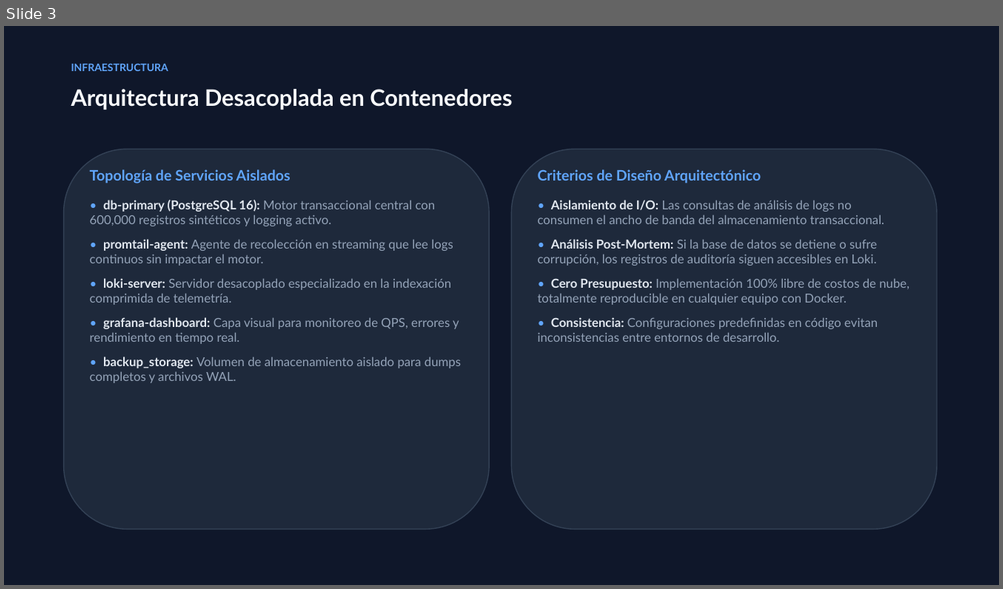
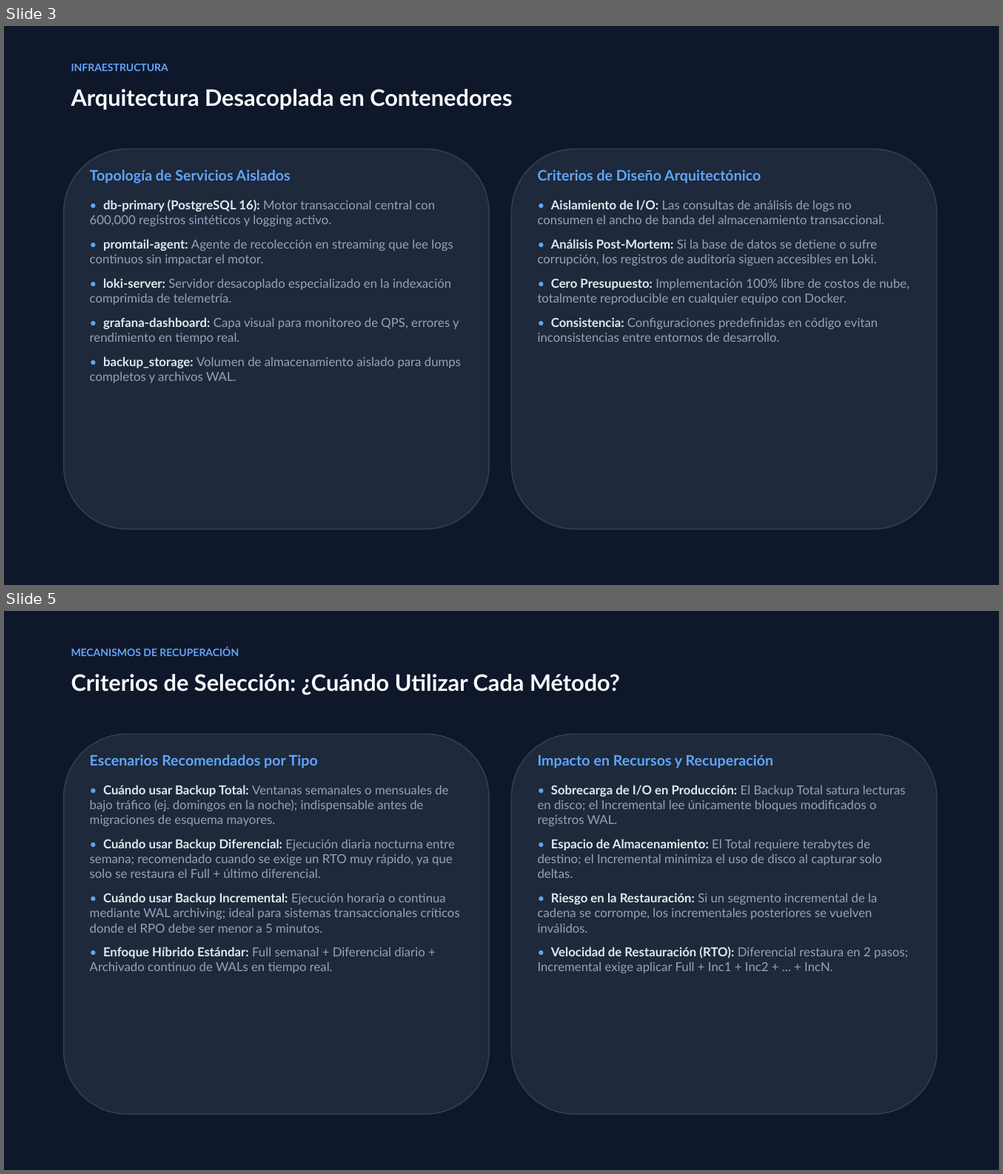
Before and after one commit to EmilyCayambe/Openmetadata, a slide deck: presentacion/Presentacion_Telemetria_Optimizacion.pptx. Shown one above the other, each under a label of ours: slide 3 before the commit, slides 3 and 5 after it; the slides between them are not shown. The pictures are 1003x589 and 1003x1174 pixels, drawn with LibreOffice and Linux fonts; fonts in the diff are those of the drawing. Boxes give left, top, right and bottom in pixels: in the first picture for what was removed or moved away, otherwise in the second. Text is boxed around its words. In the diff, an @@ line names an element or a change of style, - is before the commit and + after.

Commit message:
Trabajo sobre la presentacion en la seccion de optimizacion de consultas. Creacion de un sql que sirva como guia de presentacion

```diff
--- a/presentacion/Presentacion_Telemetria_Optimizacion.pptx
+++ b/presentacion/Presentacion_Telemetria_Optimizacion.pptx
@@ slide 5 added at (x1=4, y1=611, x2=999, y2=1170), background #FFFFFF @@
@@ rectangle added at (x1=4, y1=611, x2=999, y2=1170), fill #0F172A @@
@@ text added at (x1=71, y1=647, x2=239, y2=656), 10 pt, text #60A5FA, bold @@
+MECANISMOS DE RECUPERACIÓN
@@ text added at (x1=71, y1=674, x2=620, y2=695), 22 pt, text #F8FAFC, bold @@
+Criterios de Selección: ¿Cuándo Utilizar Cada Método?
@@ rounded rectangle added at (x1=64, y1=734, x2=489, y2=1115), fill #1E293B, outline #334155 1 pt @@
@@ rounded rectangle added at (x1=512, y1=734, x2=936, y2=1115), fill #1E293B, outline #334155 1 pt @@
@@ text added at (x1=90, y1=755, x2=318, y2=769), 14 pt, text #60A5FA, bold @@
+Escenarios Recomendados por Tipo
@@ text added at (x1=538, y1=755, x2=774, y2=769), 14 pt, text #60A5FA, bold @@
+Impacto en Recursos y Recuperación
@@ text added at (x1=90, y1=785, x2=460, y2=974), 12 pt, text #94A3B8 @@
+• Cuándo usar Backup Total: Ventanas semanales o mensuales de bajo tráfico (ej. domingos en la noche); indispensable antes de migraciones de esquema mayores.
+• Cuándo usar Backup Diferencial: Ejecución diaria nocturna entre semana; recomendado cuando se exige un RTO muy rápido, ya que solo se restaura el Full + último diferencial.
+• Cuándo usar Backup Incremental: Ejecución horaria o continua mediante WAL archiving; ideal para sistemas transaccionales críticos donde el RPO debe ser menor a 5 minutos.
+• Enfoque Híbrido Estándar: Full semanal + Diferencial diario + Archivado continuo de WALs en tiempo real.
@@ text added at (x1=538, y1=785, x2=908, y2=974), 12 pt, text #94A3B8 @@
+• Sobrecarga de I/O en Producción: El Backup Total satura lecturas en disco; el Incremental lee únicamente bloques modificados o registros WAL.
+• Espacio de Almacenamiento: El Total requiere terabytes de destino; el Incremental minimiza el uso de disco al capturar solo deltas.
+• Riesgo en la Restauración: Si un segmento incremental de la cadena se corrompe, los incrementales posteriores se vuelven inválidos.
+• Velocidad de Restauración (RTO): Diferencial restaura en 2 pasos; Incremental exige aplicar Full + Inc1 + Inc2 + ... + IncN.
```
Also in this commit, not shown: 3 slides changed, 5 other slides added, 1 slide removed, 5 other files.
